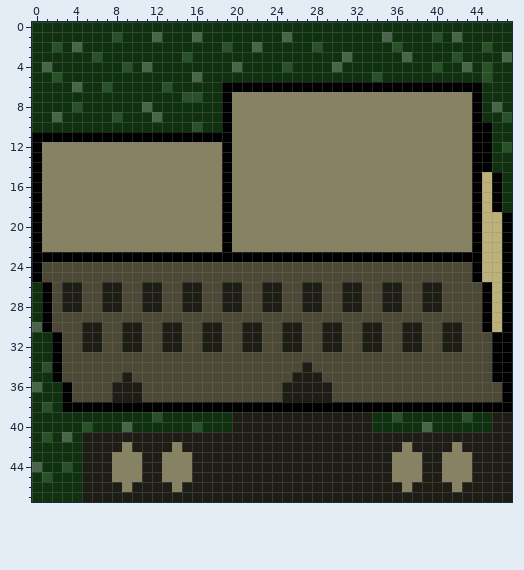
File history of a pixel-art sprite, CityGM.gmx/sprites/images/spr_school_0.png. Above, as it was before the edit.
The file is 48x48 pixels.
After the commit:
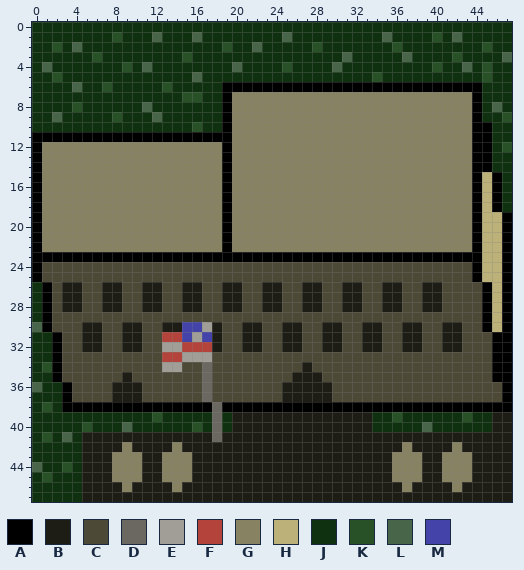
Palette (. is transparent): A #000000  B #1e1d15  C #4d4937  D #6a6860  E #a09e96  F #b3433b  G #878261  H #bbb179  J #0f310f  K #285128  L #496549  M #4443aa
What changed:
y 30: x 15..17 CCB -> MME
y 31: x 13..17 BBCCB -> FFMEM
y 32: x 13..17 BBCCB -> EEFFF
y 33: x 13..17 CCCCC -> FFEEE
y 34: x 13..14 CC -> EE; x 17 C -> D
y 35..37: x 17 C -> D
y 38: x 18 A -> D
y 39..40: x 18 J -> D
y 41: x 18 B -> D
Where, in picture pixels (left, top, right, bottom), the same in both pictures:
changed: (162, 322, 222, 442)
